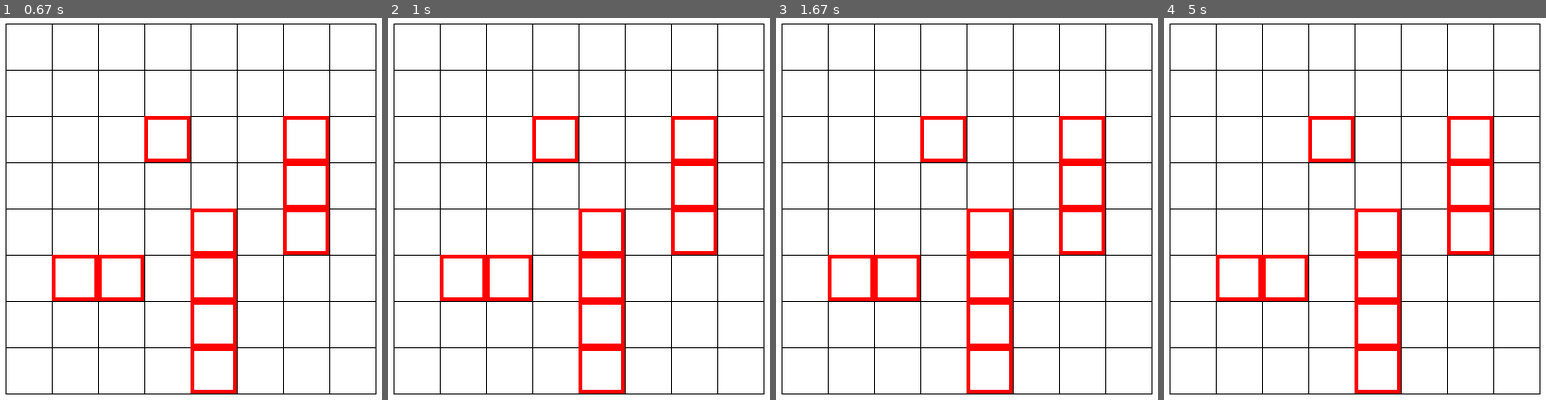
Above: before the commit, frames 1-4 (left to right).
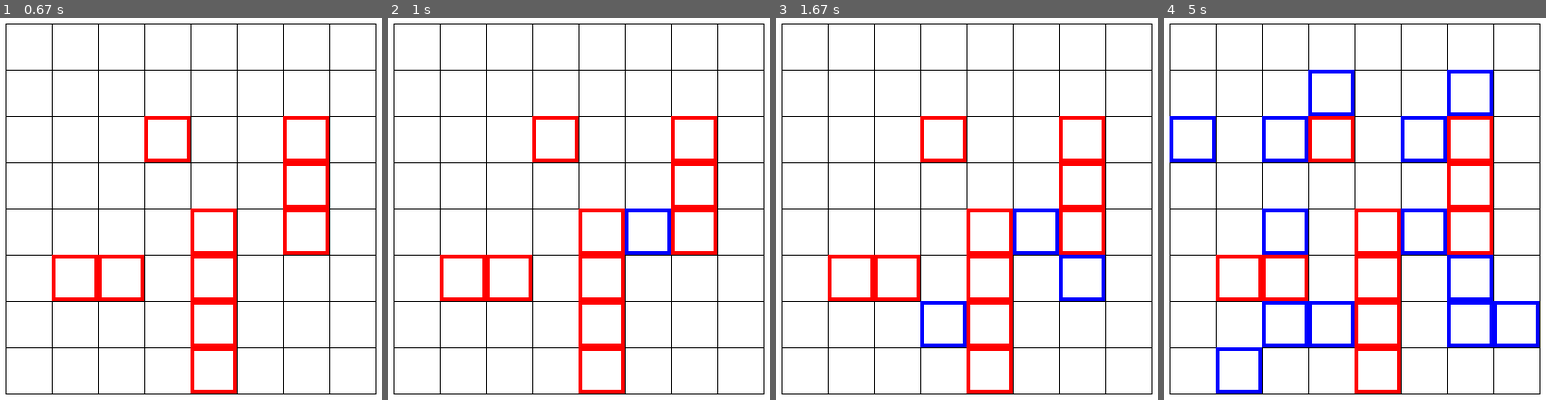
Above: after the commit, the same moments.

Repository: ankitkr1606/Battleship
Game: pygame game, started from pygame Battleship/Battleship.py
Two runs of this game, one before a commit and one after it. Both use one fixed random seed, a clock stepped at 60 frames per second and the inputs below.
Inputs (mouse positions are in pixels of both pictures, inside the frame that each line leads up to):
- Up to frame 1 (0.67 s): press the mouse at (91, 212) at 0.37 s; move the mouse to (160, 254) at 0.47 s; release the mouse at (233, 300) at 0.6 s
- Up to frame 2 (1 s): press the mouse at (479, 212) at 0.7 s; move the mouse to (552, 228) at 0.8 s; release the mouse at (624, 243) at 0.93 s
- Up to frame 3 (1.67 s): press the mouse at (867, 212) at 1.03 s; move the mouse to (905, 262) at 1.13 s; release the mouse at (947, 315) at 1.27 s; press the mouse at (867, 212) at 1.37 s; move the mouse to (970, 243) at 1.47 s; release the mouse at (1073, 273) at 1.6 s
- Up to frame 4 (5 s): press the mouse at (1255, 212) at 1.7 s; move the mouse to (1377, 266) at 1.8 s; release the mouse at (1500, 315) at 1.93 s; press the mouse at (1255, 212) at 2.03 s; move the mouse to (1347, 174) at 2.13 s; release the mouse at (1442, 136) at 2.27 s; press the mouse at (1255, 212) at 2.37 s; move the mouse to (1351, 159) at 2.47 s; release the mouse at (1446, 105) at 2.6 s; press the mouse at (1255, 212) at 2.7 s; move the mouse to (1259, 174) at 2.8 s; release the mouse at (1263, 136) at 2.93 s; press the mouse at (1255, 212) at 3.03 s; move the mouse to (1240, 285) at 3.13 s; release the mouse at (1228, 361) at 3.27 s; press the mouse at (1255, 212) at 3.37 s; move the mouse to (1263, 224) at 3.47 s; release the mouse at (1274, 239) at 3.6 s; press the mouse at (1255, 212) at 3.7 s; move the mouse to (1370, 258) at 3.8 s; release the mouse at (1484, 308) at 3.93 s; press the mouse at (1255, 212) at 4.03 s; move the mouse to (1290, 147) at 4.13 s; release the mouse at (1328, 82) at 4.27 s; click (1278, 312) at 4.38 s; press the mouse at (1278, 312) at 4.7 s; move the mouse to (1240, 224) at 4.8 s; release the mouse at (1202, 136) at 4.93 s

Frame 1 is identical in both runs. In frame 2, 0.4% of the frame differs, in the area x 61-75%, y 49-62%; in frame 3, 1.3%; in frame 4, 5.6%, in the area x 1-99%, y 13-99%.

Commit message:
1st update

Diff:
--- a/pygame Battleship/Battleship.py
+++ b/pygame Battleship/Battleship.py
@@ -43,6 +43,22 @@
 	main_board = generate_default_tiles(None)
 	ship_objs = ['Battleship','Cruiser','Destroyer','Submarine']
 	main_board = add_ships_to_Board(main_board , ship_objs)
+	while True:
+
+		for event in pygame.event.get():
+			if event.type == MOUSEMOTION:
+				mousex , mousey = event.pos
+			elif event.type == MOUSEBUTTONUP:
+				mousex , mousey = event.pos
+				mouse_clicked = True
+				tilex ,tiley = get_tile_at_pixel(mousex,mousey)
+				if not revealed_Tiles[tilex][tiley] and mouse_clicked:
+					revealed_Tiles[tilex][tiley] = True
+				if check_revealed_tiles(main_board , [(tilex , tiley)]):
+					pygame.draw.rect(DisplayScreen , Blue , (tilex*Tile_size+Margin_x,tiley*Tile_size+Margin_y,Tile_size,Tile_size),4)
+			elif event.type == QUIT:
+				pygame.quit()
+				sys.exit()
 
 def generate_default_tiles(default_value):
 	default_tiles = [[default_value]*Tiles_row for i in range(Tiles_col)]
@@ -94,5 +110,16 @@
 				ship_coordinates.append((xstartpos,i+ystartpos))
 	return (True , ship_coordinates)
 
+def check_revealed_tiles(new_Board , tile):
+	print(new_Board[tile[0][0]][tile[0][1]]== None)
+	return new_Board[tile[0][0]][tile[0][1]]== None
+
+def get_tile_at_pixel(mousex , mousey):
+	left = (int)((mousex - Margin_x)/Tile_size)
+	top = (int)((mousey - Margin_y)/Tile_size)
+	#tile_rect = pygame.Rect(left , top , Tile_size , Tile_size)
+	return (left , top)
+
+
 if __name__ == "__main__":
 	main()
